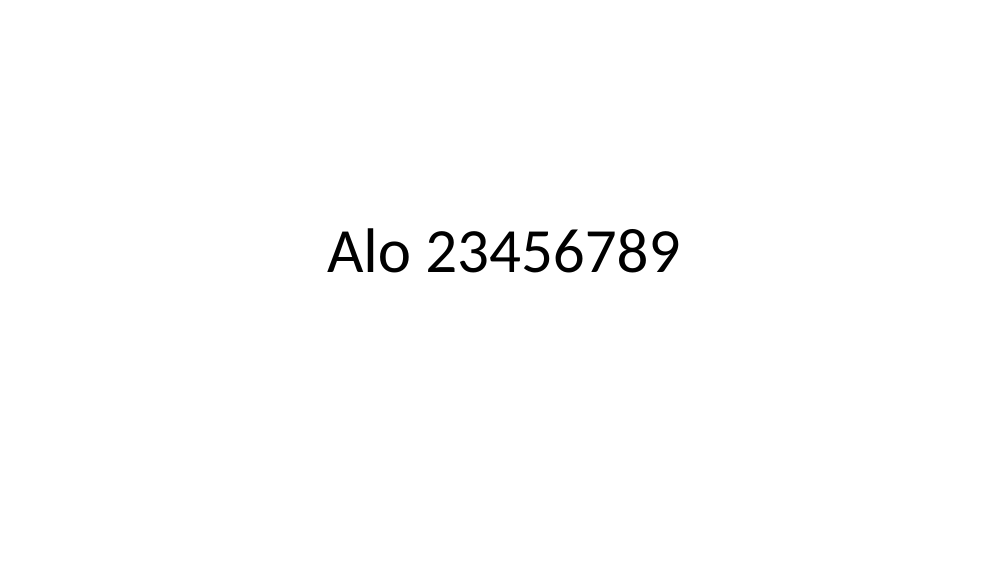
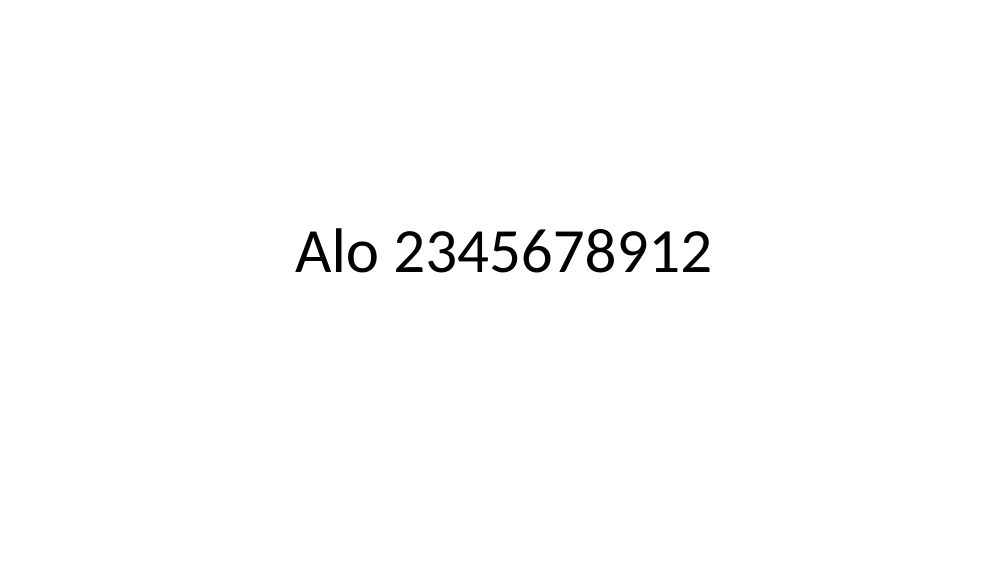
Before and after one commit to Fc0Villab/Ejempl1, a slide deck: slide 1 of Alo.pptx. Drawn at 1008x567 pixels with LibreOffice and Linux fonts; fonts in the diff are those of the drawing. Boxes give left, top, right and bottom in pixels: in the first picture for what was removed or moved away, otherwise in the second. Text is boxed around its words. In the diff, an @@ line names an element or a change of style, - is before the commit and + after.

Commit message:
mensaje

```diff
--- a/Alo.pptx
+++ b/Alo.pptx
@@ title at (295,228,712,273): text changed @@
-Alo 23456789
+Alo 2345678912
```
